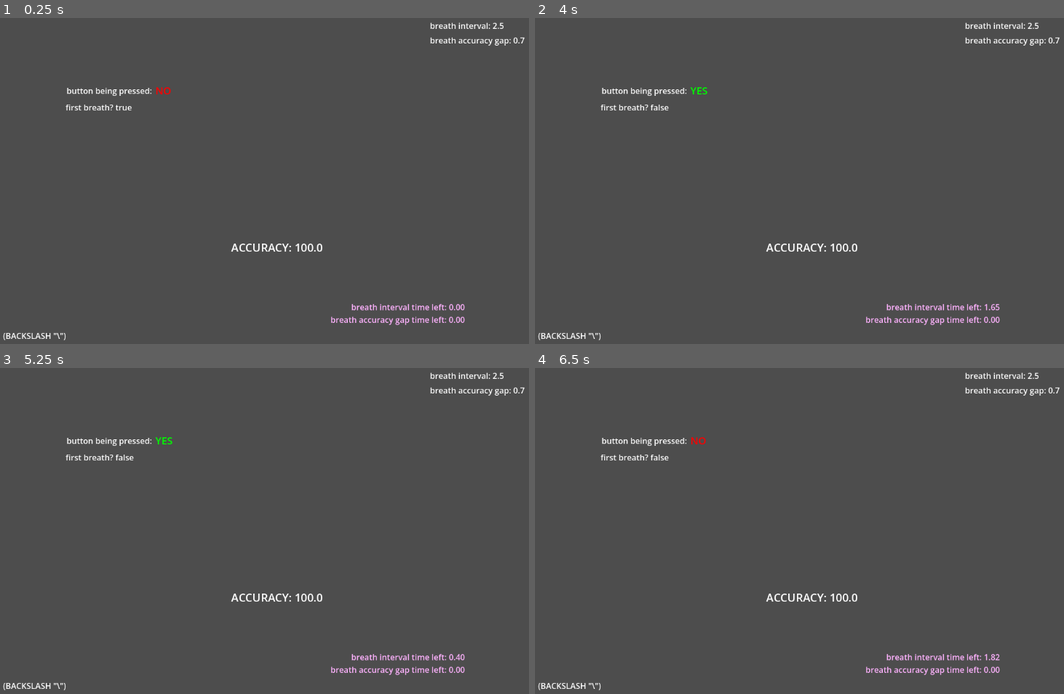
Above: before the commit, frames 1-4 (two rows, left to right).
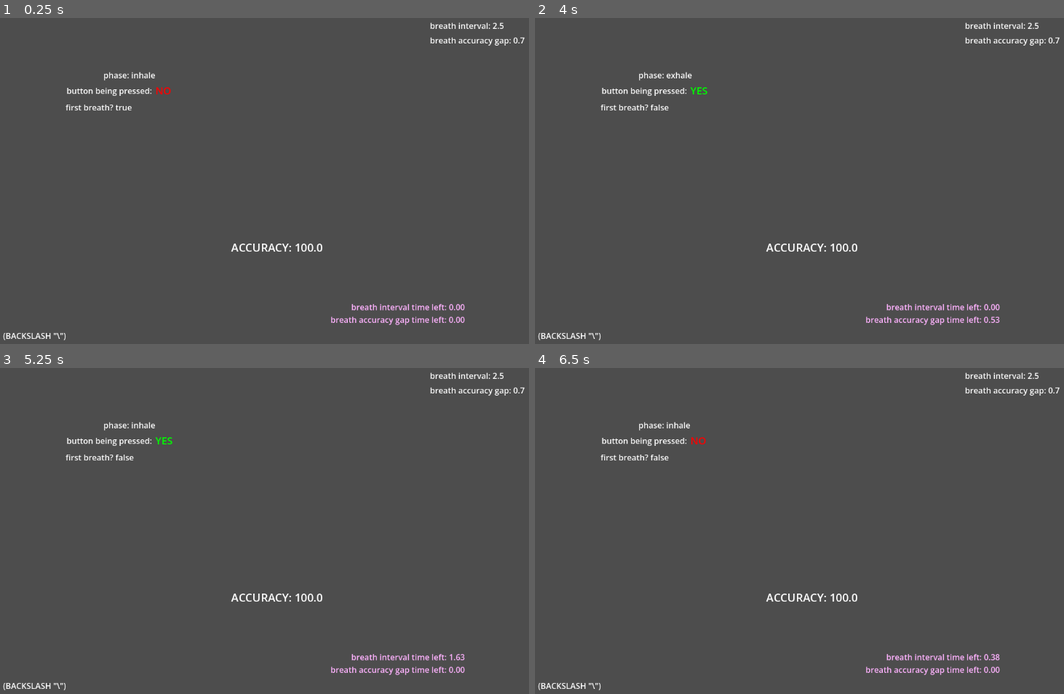
Above: after the commit, the same moments.

Repository: Xintegrate-Studios/cwu-breathing-mechanic
Game: Godot game, scene res://src/main/main.tscn
The game is run twice, just before and just after one commit, with the same random seed, the same clock (stepped at 60 frames per second) and the same inputs.
Inputs:
- Up to frame 1 (0.25 s): no input
- Up to frame 2 (4 s): tap Enter at 0.5, 2, 3.5 s; hold Right 0.53-1.28 s; hold \ (input) 0.53-1.28 s; tap Space at 1.25, 2.75 s; hold Down 1.28-2.03 s; tap \ (input) at 1.35, 3.05 s; hold Right 2.03-2.78 s; hold \ (input) 2.03-2.78 s; tap Alt at 2.1 s; hold Up 2.78-3.53 s; tap Shift at 2.85 s; hold Left from 3.53 s (still down); hold \ (input) from 3.53 s (still down)
- Up to frame 3 (5.25 s): tap Space at 4.25 s; release \ (input) at 4.28 s; tap \ (input) at 4.35 s; release Left at 5.03 s; hold Down from 5.03 s (still down); hold \ (input) from 5.03 s (still down); tap Alt at 5.1 s
- Up to frame 4 (6.5 s): release Down at 5.78 s; release \ (input) at 5.78 s; hold Right from 5.78 s (still down); tap Shift at 5.85 s; tap \ (input) at 6.05 s

The runs differ from the first frame. In frame 1, 0.1% of the frame differs, in the area x 19-30%, y 16-20%; in frame 2, 0.2%, in the area x 19-88%, y 16-94%; in frame 3, 0.1%; in frame 4, 0.1%.

Commit message:
Add breathing phase logic and UI label
Introduced a 'breathing_phase' variable to track inhale/exhale states and updated input handling logic in main.gd to reflect the breathing cycle. Added a new label to the UI to display the current breathing phase.

Diff:
--- a/src/main/main.gd
+++ b/src/main/main.gd
@@ -3,6 +3,7 @@
 
 var accuracy : float = 100.0
 var first_breath : bool = true
+var breathing_phase : String = "inhale"  # "inhale" or "exhale"
 
 var input_pressed : bool = false:
 	set(value):
@@ -24,6 +25,7 @@
 	$infolbls/breath_interval_left.text = "breath interval time left: " + "%.2f" % $Timers/breath_interval.time_left
 
 	$infolbls/first_breath.text = "first breath? " + str(first_breath)
+	$infolbls/breathing_phase.text = "phase: " + breathing_phase
 
 
 	$infolbls/accuracy.text = "ACCURACY: " + str(accuracy)
@@ -38,19 +40,41 @@
 
 func _input(_event: InputEvent) -> void:
 	if Input.is_action_just_pressed("input") and first_breath:
-		first_breath = false
+		# Start the first inhale, but don't clear `first_breath` yet.
+		# We want the release (end of inhale) to succeed even without
+		# the accuracy timer having been started.
+		breathing_phase = "inhale"
+		# Start the breathing cycle immediately when the player begins
+		# the first inhale so the timers behave consistently.
 		$Timers/breath_interval.start()
 
-
-	if Input.is_action_just_released("input"):
-		if $Timers/breath_accuracy_cap.time_left > 0.0:
-			print("hoorah")
+	# Validate inhale (button release - player stops holding)
+	elif Input.is_action_just_released("input") and breathing_phase == "inhale":
+		# For the very first inhale, allow success even if accuracy timer
+		# wasn't started. Clear `first_breath` only when inhale succeeds.
+		if $Timers/breath_accuracy_cap.time_left > 0.0 or first_breath:
+			print("hoorah - inhale success")
 			$Timers/breath_accuracy_cap.stop()
+			breathing_phase = "exhale"
+			first_breath = false
 			$Timers/breath_interval.start()
 		else:
-			print("goober")
+			print("goober - inhale failed")
+
+	# Validate exhale (button press - player starts holding again)
+	elif Input.is_action_just_pressed("input") and breathing_phase == "exhale":
+		if $Timers/breath_accuracy_cap.time_left > 0.0:
+			print("hoorah - exhale success")
+			$Timers/breath_accuracy_cap.stop()
+			breathing_phase = "inhale"
+			$Timers/breath_interval.start()
+		else:
+			print("goober - exhale failed")
 
 
 
 func _on_breath_interval_timeout() -> void:
-	$Timers/breath_accuracy_cap.start()
+	if breathing_phase == "inhale":
+		$Timers/breath_accuracy_cap.start()
+	elif breathing_phase == "exhale":
+		$Timers/breath_accuracy_cap.start()
--- a/src/main/main.tscn
+++ b/src/main/main.tscn
@@ -107,6 +107,14 @@
 "
 horizontal_alignment = 1
 
+[node name="breathing_phase" type="Label" parent="infolbls" unique_id=1737052860]
+layout_mode = 0
+offset_left = 205.0
+offset_top = 103.0
+offset_right = 271.0
+offset_bottom = 126.0
+text = "phase: #"
+
 [node name="bool_buttonbeingpressed" type="Label" parent="." unique_id=2105361256]
 layout_mode = 0
 offset_left = 308.0
